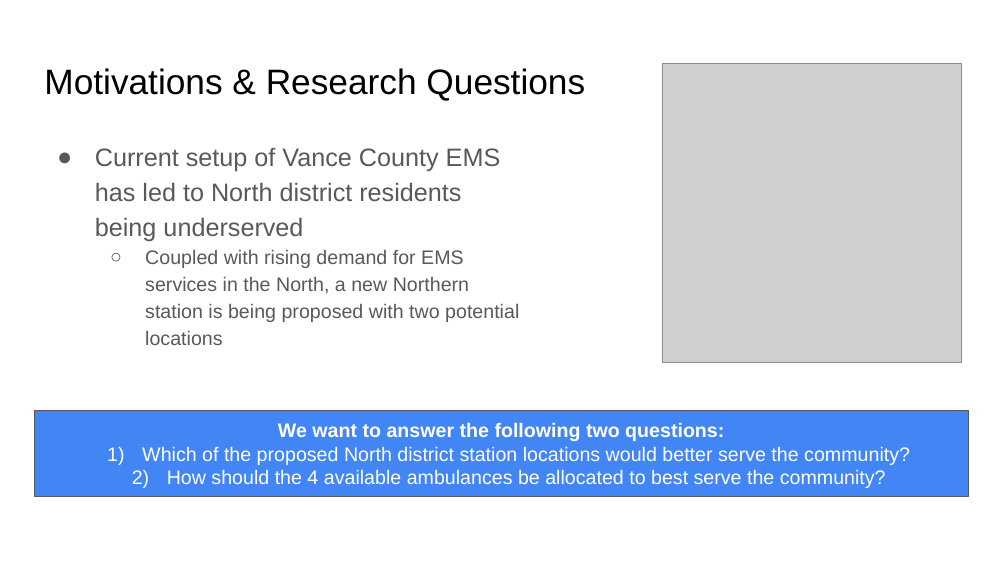
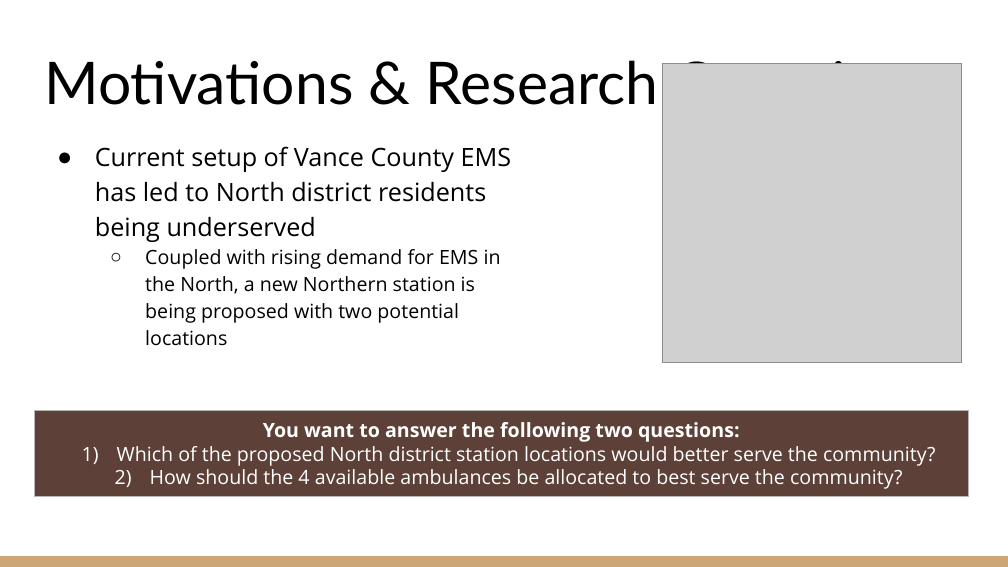
Before and after one commit to KenYe23/STA470S, a slide deck: slide 2 of EMS Stations Project/EMS_Station_Location.pptx. Drawn at 1008x567 pixels with LibreOffice and Linux fonts; fonts in the diff are those of the drawing; grey boxes stand for pictures. Boxes give left, top, right and bottom in pixels: in the first picture for what was removed or moved away, otherwise in the second. Text is boxed around its words. In the diff, an @@ line names an element or a change of style, - is before the commit and + after.

```diff
--- a/EMS Stations Project/EMS_Station_Location.pptx
+++ b/EMS Stations Project/EMS_Station_Location.pptx
@@ title "Motivations & Research Questions": place and size @@
-title "Motivations & Research Questions" at box(44, 68, 585, 100)
+title "Motivations & Research Questions" at box(44, 54, 937, 105)
@@ title "Motivations & Research Questions" at box(44, 54, 937, 105): size 25.2 to 42 pt, font Arial to Lato; vertical alignment top to bottom @@
@@ text at box(95, 146, 512, 242): font Arial to Open Sans, text colour #595959 to #000000 in "Current setup of Vance County EMS has ..."; bullet colour #595959 to #000000 @@
@@ text at box(145, 249, 501, 346): text changed; font Arial to Open Sans; text colour #595959 to #000000 @@
-  ○ Coupled with rising demand for EMS services in the North, a new Northern station is being proposed with two potential locations
+  ○ Coupled with rising demand for EMS in the North, a new Northern station is being proposed with two potential locations
@@ rectangle "You want to answer the ..." at box(34, 410, 969, 496): fill #4285F4 to #5D4037; outline #595959 0.75 pt to #B7B7B7 0.75 pt @@
@@ text in rectangle at box(117, 446, 935, 489): font Arial to Open Sans in "Which of the proposed North district station ...", "How should the 4 available ambulances be ..." @@
@@ text in rectangle at box(263, 422, 740, 442): text changed; font Arial to Open Sans @@
-We want to answer the following two questions:
+You want to answer the following two questions:
@@ rectangle added at box(0, 556, 1008, 567), fill #CCA677 @@
```
Also in this commit, not shown: 16 other slides changed, 2 slides added, 4 slides removed, 1 other file.
